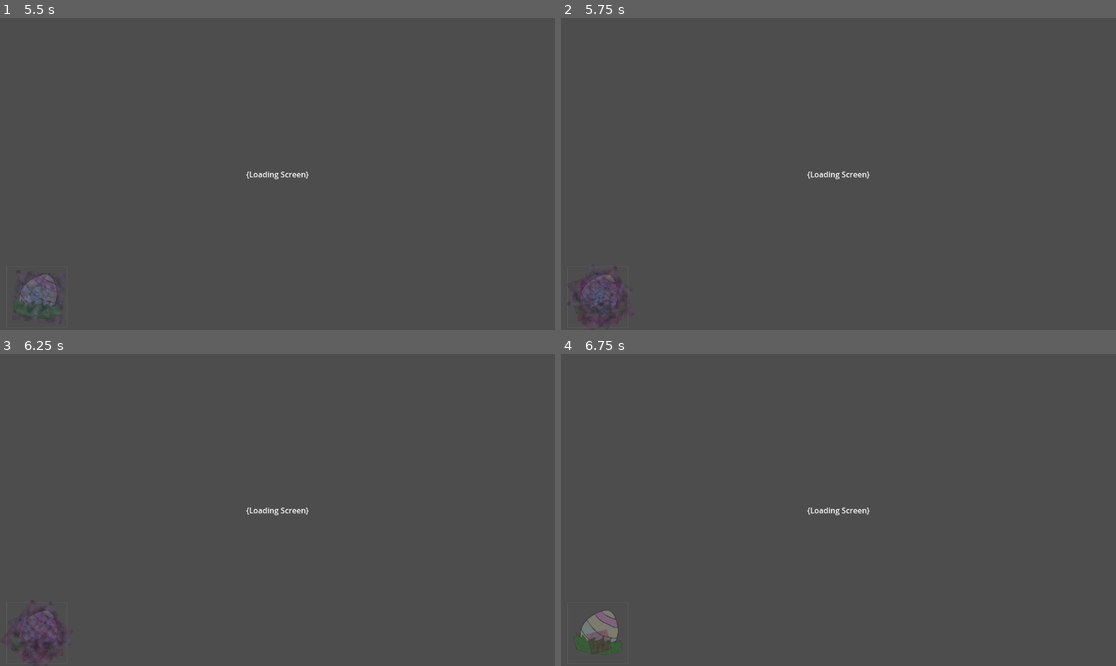
Above: before the commit, frames 1-4 (two rows, left to right).
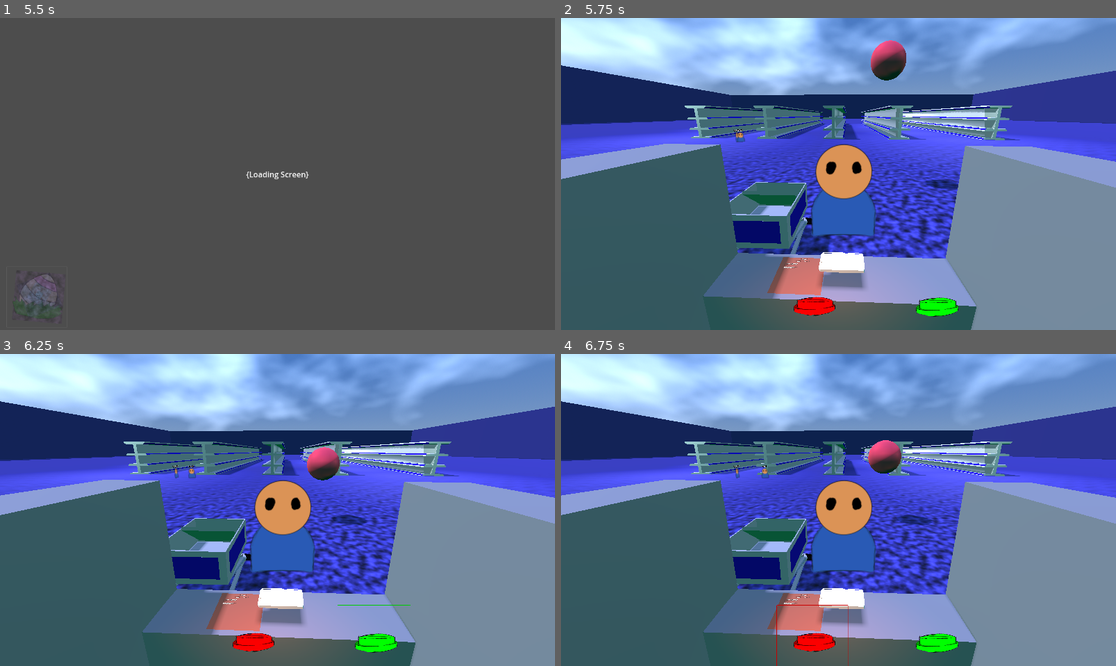
Above: after the commit, the same moments.

Repository: sjgillGit/GWJ-69
Game: Godot game, scene res://TQ/Scenes/main_menu.tscn
Same seed, same stepped clock (60 frames per second), same inputs: the game is played once before the commit and once after it.
Inputs (mouse positions are in pixels of both pictures, inside the frame that each line leads up to):
- Up to frame 1 (5.5 s): click "Start" at 0.5 s; click (38, 295) at 1.25 s; click (38, 295) at 2 s; click (38, 295) at 2.75 s; move the mouse to (399, 158) at 3.52 s; tap J (Dev_Button) at 3.6, 4.35, 5.1 s; move the mouse to (166, 189) at 4.27 s; tap Enter at 5 s; move the mouse to (333, 105) at 5.02 s
- Up to frame 2 (5.75 s): no input
- Up to frame 3 (6.25 s): click (371, 641) at 5.77 s
- Up to frame 4 (6.75 s): click (810, 641) at 6.52 s

Frame 1 is identical in both runs. In frame 2, 91% of the frame differs, in the area x 0-100%, y 0-100%; in frame 3, 91%; in frame 4, 91%.
Error after the commit: Parse Error: "@export_multiline" annotation requires a variable of type "String", "Array[String]", "PackedStringArray", "Dictionary", or "Array[Dictionary]", b…

Commit message:
Item Library

Diff:
--- a/TQ/Assets/PC/pc.tscn
+++ b/TQ/Assets/PC/pc.tscn
@@ -3,7 +3,7 @@
 [ext_resource type="Texture2D" uid="uid://b88vvojrug3af" path="res://TQ/Assets/Buttons/ButtonTxt.png" id="1_ocrs3"]
 
 [sub_resource type="RectangleShape2D" id="RectangleShape2D_u1nwk"]
-size = Vector2(500, 700)
+size = Vector2(463, 645)
 
 [node name="PC" type="Node3D"]
 
@@ -29,17 +29,6 @@
 size = Vector2i(1152, 648)
 render_target_update_mode = 4
 
-[node name="PC_Cam" type="Camera3D" parent="Control/SubViewportContainer/SubViewport"]
-transform = Transform3D(0.999994, 0, -0.00338594, 0, 1, 0, 0.00338594, 0, 0.999994, 0, 0.975679, 0)
-current = true
-
-[node name="WarrantyArea" type="Area2D" parent="Control"]
-position = Vector2(264, 423)
-
-[node name="CollisionShape2D" type="CollisionShape2D" parent="Control/WarrantyArea"]
-position = Vector2(-49, -96)
-shape = SubResource("RectangleShape2D_u1nwk")
-
 [node name="ReImburse" type="Button" parent="Control"]
 modulate = Color(0, 1, 0, 1)
 layout_mode = 0
@@ -61,3 +50,14 @@
 scale = Vector2(0.283848, 0.283848)
 icon = ExtResource("1_ocrs3")
 flat = true
+
+[node name="WarrantyArea" type="Area2D" parent="Control"]
+position = Vector2(264, 423)
+
+[node name="CollisionShape2D" type="CollisionShape2D" parent="Control/WarrantyArea"]
+position = Vector2(-33.5, -97.5)
+shape = SubResource("RectangleShape2D_u1nwk")
+
+[node name="PC_Cam" type="Camera3D" parent="."]
+transform = Transform3D(0.999994, -5.82073e-11, -0.00338594, 0.000939028, 0.960774, 0.27733, 0.00325313, -0.277331, 0.960769, 0, 0.975679, 0)
+current = true
--- a/TQ/PrivateDevRoom2/TQDev_Room.tscn
+++ b/TQ/PrivateDevRoom2/TQDev_Room.tscn
@@ -234,8 +234,8 @@
 [node name="PC" parent="." instance=ExtResource("2_f8btx")]
 transform = Transform3D(-0.0441774, 0, 0.999024, 0, 1, 0, -0.999024, 0, -0.0441774, 59.5725, 0.731448, 1.16085)
 
-[node name="PC_Cam" parent="PC/Control/SubViewportContainer/SubViewport" index="0"]
-transform = Transform3D(0.0151354, -0.197607, 0.980165, 0.000777961, 0.980279, 0.197618, -0.999885, -0.0022285, 0.0149907, 58.8576, 0.975679, 1.36941)
+[node name="SubViewport" parent="PC/Control/SubViewportContainer" index="0"]
+transparent_bg = true
 
 [node name="BouncyBall" type="RigidBody3D" parent="."]
 transform = Transform3D(1, 0, 0, 0, 1, 0, 0, 0, 1, 53, 3.3, 0)
@@ -419,7 +419,7 @@
 curve = SubResource("Curve3D_sft8n")
 
 [node name="Customer" parent="CustomerWaitLine" instance=ExtResource("6_kevnk")]
-transform = Transform3D(0.999981, 7.66188e-06, 0.00566957, -9.09492e-13, 0.999999, -0.0013514, -0.00566956, 0.00135138, 0.999983, 44.8268, -1.61083, 9.17694)
+transform = Transform3D(0.99998, 7.66188e-06, 0.00566957, -9.09492e-13, 0.999999, -0.0013514, -0.00566955, 0.00135138, 0.999983, 44.8268, -1.61083, 9.17694)
 
 [node name="WarrantyList" type="MeshInstance3D" parent="."]
 transform = Transform3D(1, 0, 0, 0, 1, 0, 0, 0, 1, 57.8407, 0.115794, 1.63518)
--- a/TQ/PrivateDevRoom2/TQDev_Room_Script.gd
+++ b/TQ/PrivateDevRoom2/TQDev_Room_Script.gd
@@ -7,14 +7,14 @@
 
 var customer_line = []
 
+var customer_p = preload("res://TQ/Assets/customer.tscn")
+var customer_i = customer_p.instantiate()
 
 
 func _ready():
 	Input.mouse_mode = Input.MOUSE_MODE_CONFINED
 
 	#customer spawning
-	var customer_p = preload("res://TQ/Assets/customer.tscn")
-	var customer_i = customer_p.instantiate()
 
 	$CustomerWaitLine.add_child(customer_i)
 	customer_line.append(customer_i)
@@ -24,6 +24,7 @@
 	#item sheet reading
 	#var file = FileAccess.open("res://example.csv", FileAccess.READ)
 	#
+	#await get_tree().create_timer(2.0).timeout
 	left_Side.connect("mouse_entered", warranty_list_up)
 	left_Side.connect('mouse_exited', warranty_list_down)
 
@@ -49,18 +50,22 @@
 	#customer_i.transform.origin = move_toward(player.global_position, 0.5)
 	$CustomerWaitLine/Customer/Sprite3D.look_at(player.global_position)
 	$CustomerWaitLine/Customer.progress += 0.03
+
+
+	if customer_i.progress == 100:
+		customer_i.progress = customer_i.progress
 	pass
 
 func warranty_list_up():
 	#print("warranty info")
 	if left_Side.mouse_entered:
 		$WarrantyList/AnimationPlayer.play("Observe")
-
+		print('mouse entered')
 	pass
 
 func warranty_list_down():
 	if left_Side.mouse_exited:
 		$WarrantyList/AnimationPlayer.play_backwards("Observe")
-		#print('mouse left')
+		print('mouse left')
 
 	pass
--- a/TQ/Scenes/loading_screen.tscn
+++ b/TQ/Scenes/loading_screen.tscn
@@ -6,7 +6,7 @@
 resource_name = "LOADINGSCREEN"
 script/source = "extends Control
 
-var lvl_p = load(\"res://TQ/PrivateDevRoom/TQDev_Room.tscn\")
+var lvl_p = preload(\"res://TQ/PrivateDevRoom2/TQDev_Room.tscn\")
 
 # Called when the node enters the scene tree for the first time.
 func _ready():
--- a/TQ/Scripts/MainMenu_Script.gd
+++ b/TQ/Scripts/MainMenu_Script.gd
@@ -17,7 +17,8 @@
 	pass # Replace with function body.
 
 func start_game():
-	get_tree().change_scene_to_file("res://TQ/Scenes/loading_screen.tscn")
+	var load_P = load("res://TQ/Scenes/loading_screen.tscn")
+	get_tree().change_scene_to_packed(load_P)
 
 	pass
 
Not shown, removed: TQ/Assets/Items/.~lock.ItemSheetA.csv#
